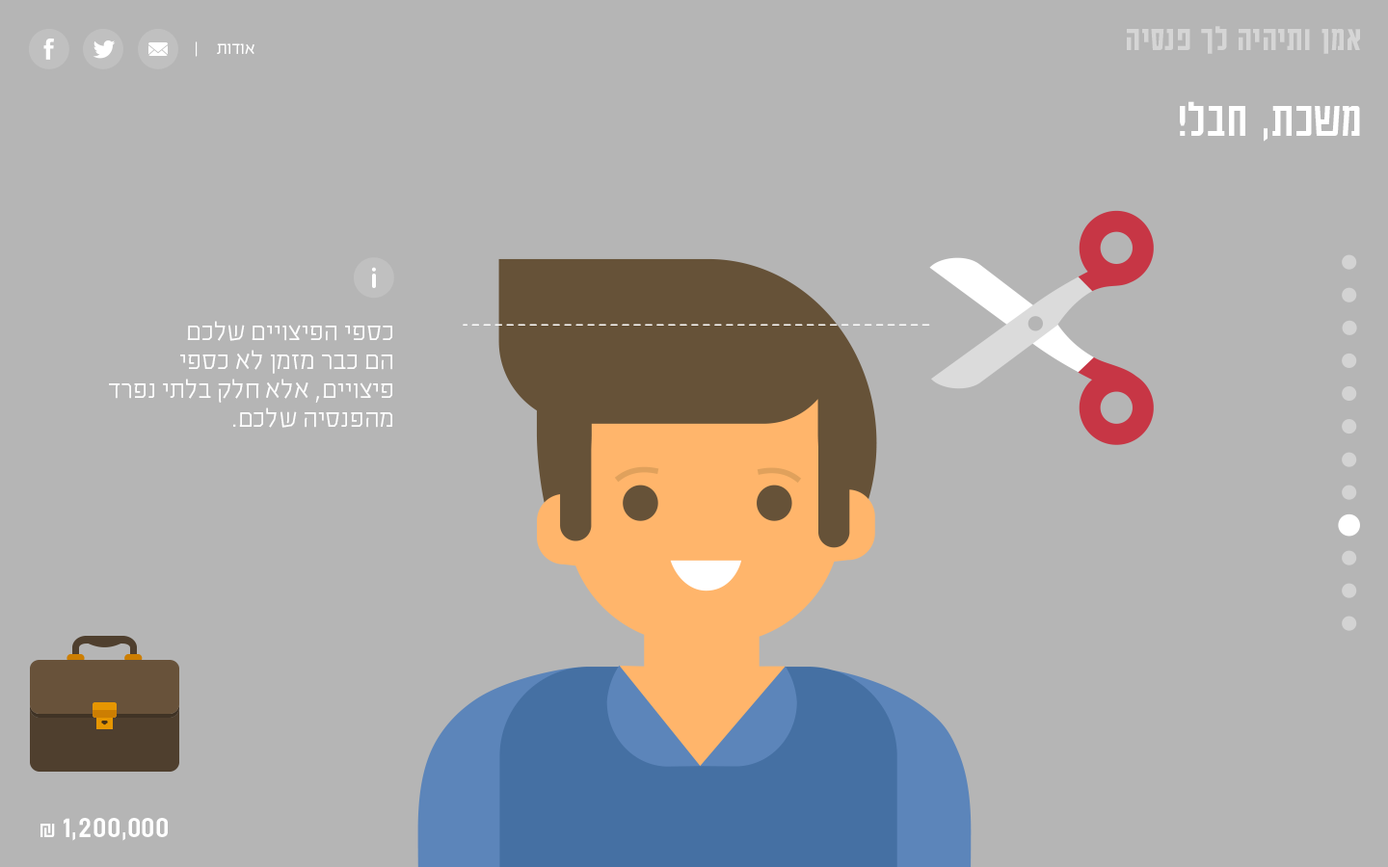
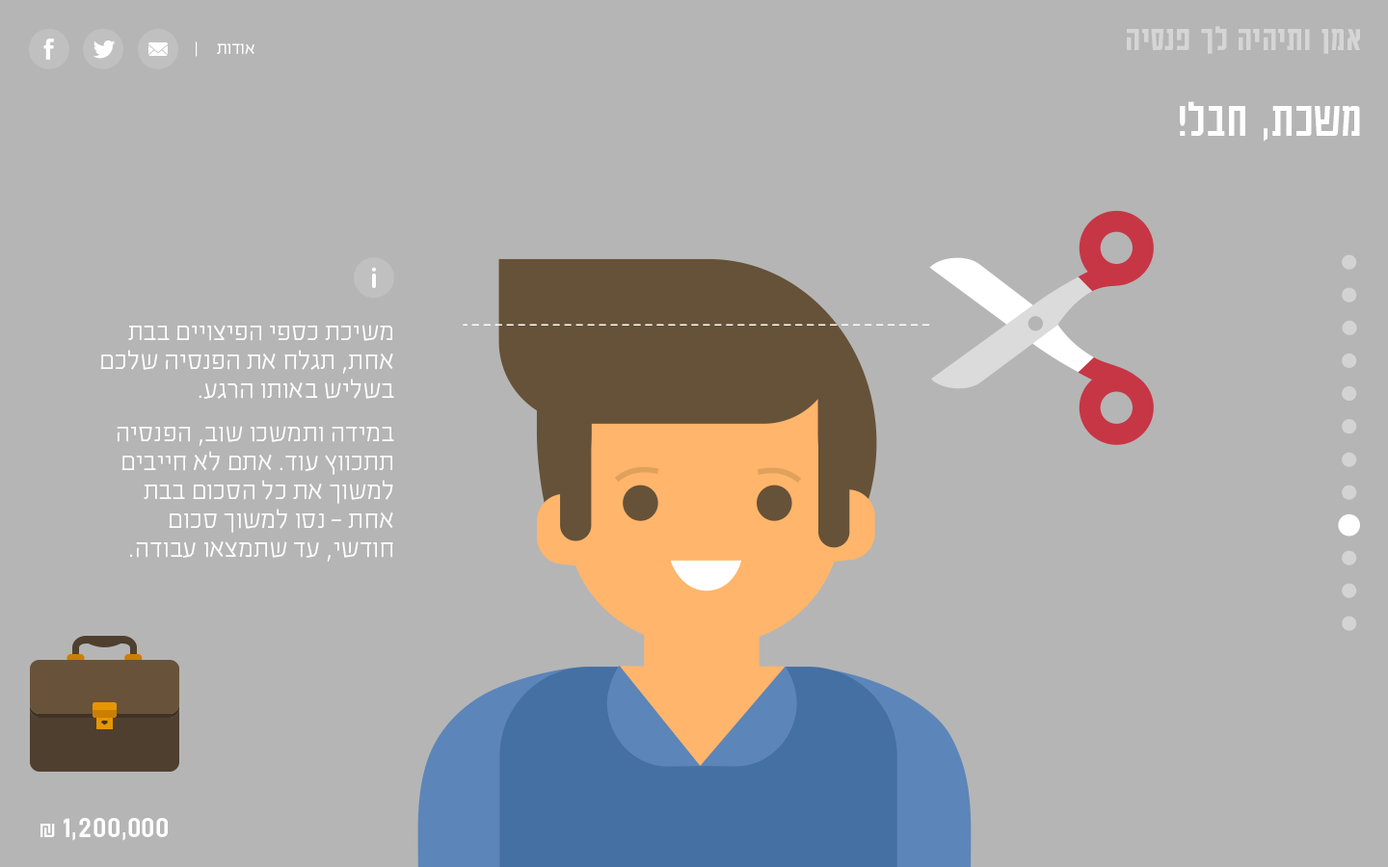
Layered file, before and after one edit (1388x867). Changes by layer:
renamed "???? ???????? ???? ?? ??? ???? ?? ???? ???????, ??? ??? ???? ???? ??????? ????." to ", . ,", painted on it over [100, 320, 395, 562]
renamed "??? ?????? ?? ?????" to (unnamed layer), painted on it over [1176, 28, 1191, 51]
